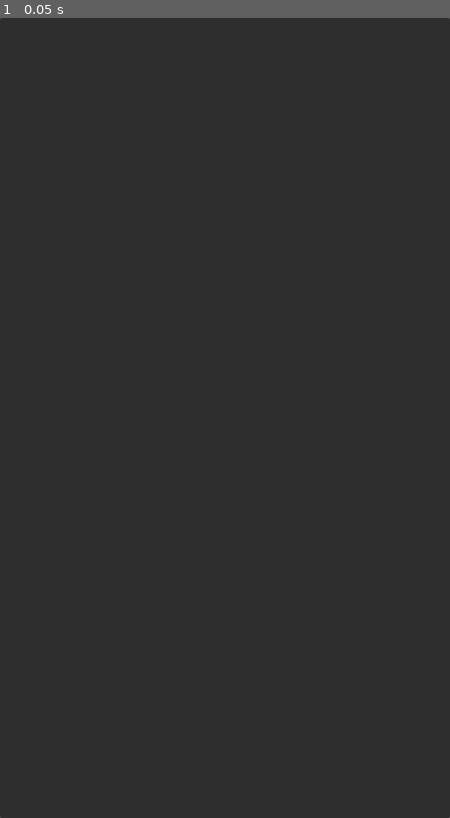
Above: before the commit, frame 1.
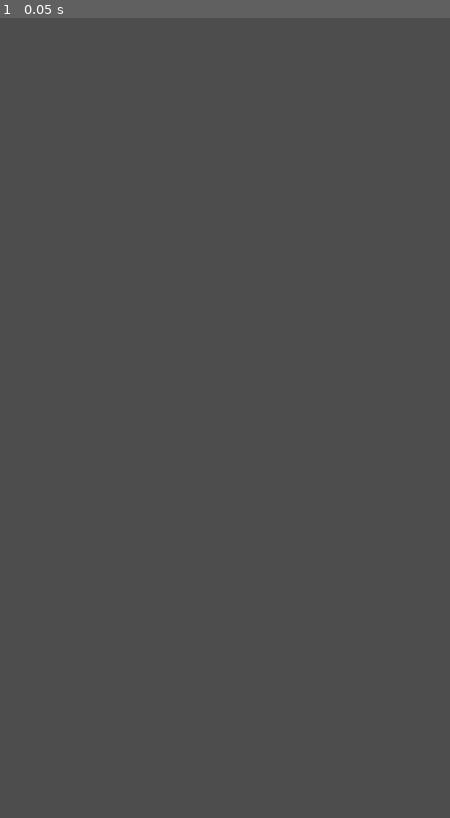
Above: after the commit, the same moment.

Repository: Wyatt5150/Dog-Tinder-Codestuff
Game: Godot game, scene res://Scenes/TouchScroll.tscn
The game is run twice, just before and just after one commit, with the same random seed, the same clock (stepped at 60 frames per second) and the same inputs. The project has no main scene, so this scene is started directly.
Inputs:
- Up to frame 1 (0.05 s): no input

The runs differ from the first frame. In frame 1, 100% of the frame differs, in the area x 0-100%, y 0-100%.

Commit message:
made TouchScroll.tscn invisible by default

Diff:
--- a/Datez4Dogz/Scenes/TouchScroll.tscn
+++ b/Datez4Dogz/Scenes/TouchScroll.tscn
@@ -8,6 +8,7 @@
 anchor_bottom = 1.0
 grow_horizontal = 2
 grow_vertical = 2
+flat = true
 script = ExtResource("1_72vj0")
 direction = 1
 
